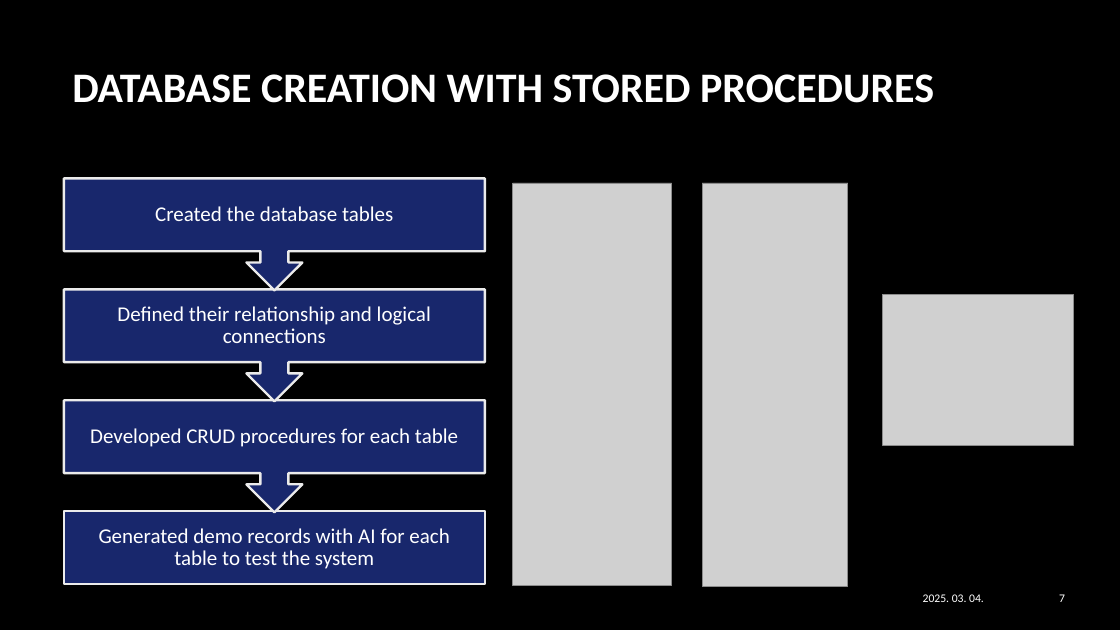
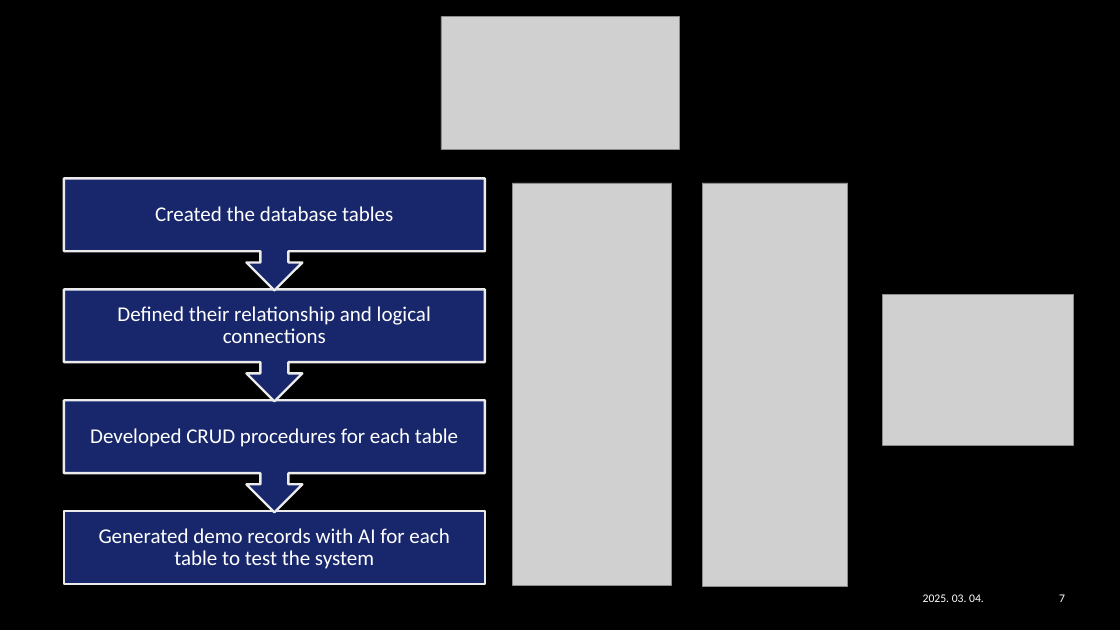
Before and after one commit to SzGeri25/vizsgaremek-bogdan-szabo, a slide deck: slide 7 of Vizsga_bemutato.pptx. Drawn at 1120x630 pixels with LibreOffice and Linux fonts; fonts in the diff are those of the drawing; grey boxes stand for pictures; background and template pictures are left out. Boxes give left, top, right and bottom in pixels: in the first picture for what was removed or moved away, otherwise in the second. Text is boxed around its words. In the diff, an @@ line names an element or a change of style, - is before the commit and + after.

```diff
--- a/Vizsga_bemutato.pptx
+++ b/Vizsga_bemutato.pptx
@@ picture added at (x1=441, y1=17, x2=679, y2=150) @@
@@ title removed at (x1=72, y1=74, x2=934, y2=103) @@
-DATABASE CREATION WITH STORED PROCEDURES
```
Also in this commit, not shown: 2 other slides changed.
